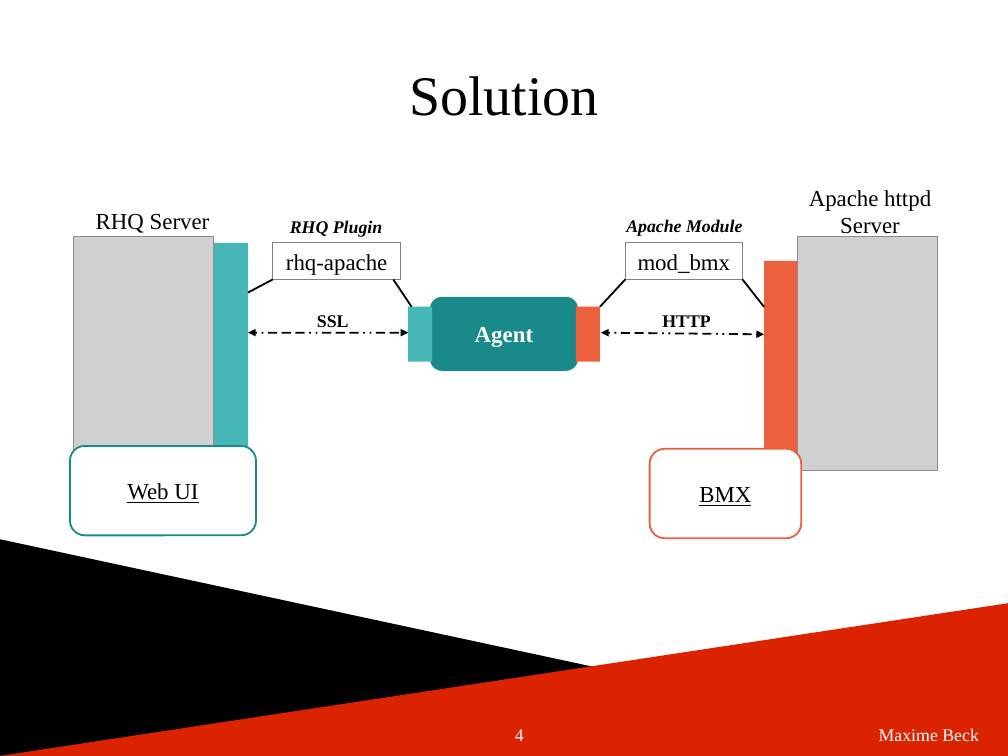
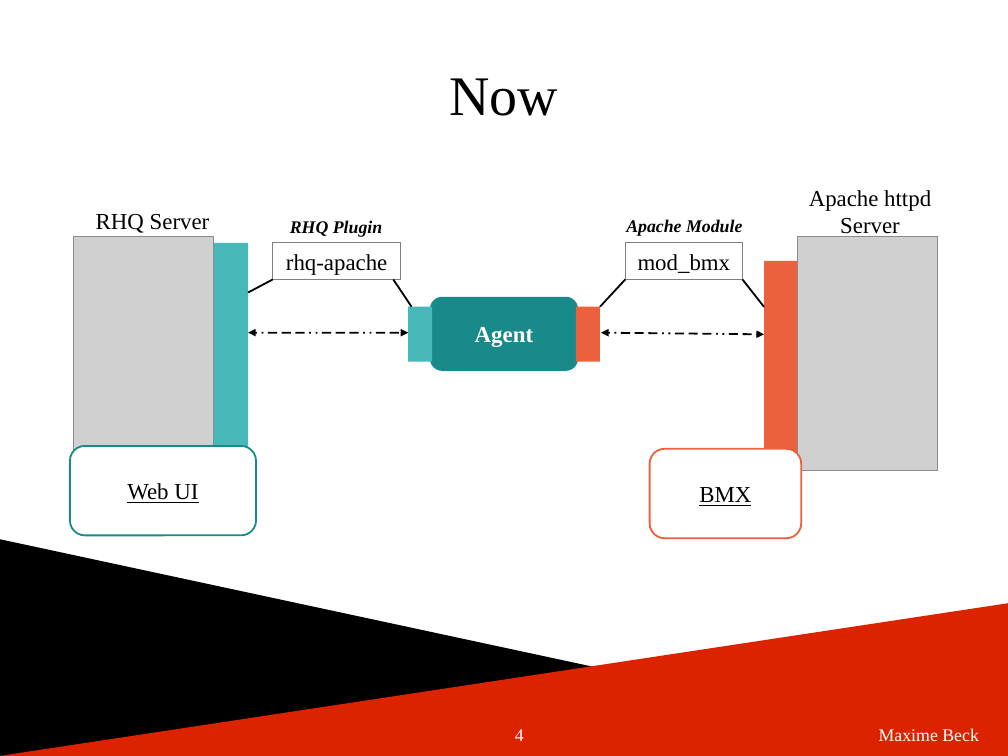
Before and after one commit to maximebeck/rhq-apache, a slide deck: slide 4 of my_work.odp. Drawn at 1008x756 pixels with LibreOffice and Linux fonts; fonts in the diff are those of the drawing; grey boxes stand for pictures; background and template pictures are left out. Boxes give left, top, right and bottom in pixels: in the first picture for what was removed or moved away, otherwise in the second. Text is boxed around its words. In the diff, an @@ line names an element or a change of style, - is before the commit and + after.

```diff
--- a/my_work.odp
+++ b/my_work.odp
@@ title at [450,78,559,116]: text changed @@
-Solution
+Now
@@ text removed at [317,315,349,327] @@
-SSL
@@ text removed at [662,315,710,327] @@
-HTTP
```
Also in this commit, not shown: 2 other slides changed.
